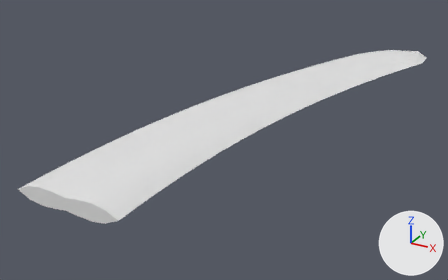
A saved change to the glTF model godot/assets/waffen/modelle/messerklinge/t1_5.glb.
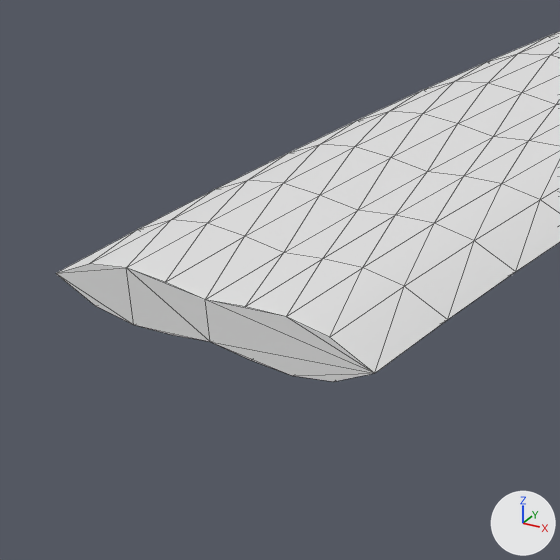
Old and new are each drawn whole from a 50 mm lens placed at (0.1357, -0.0495, 0.1044), pointed at (0.0044, 0.1891, -0.0148) and again close up on the part from 0% to 40% of the width and 37% to 100% of the height. The lights are fixed; the arrows at lower right show +X, +Y and +Z. The first two pictures are the older version. The close-ups show mesh edges as thin lines. Vertices at exactly the same position are counted once.

Names of what the first close-up shows: 'messerklinge_t1_5'.
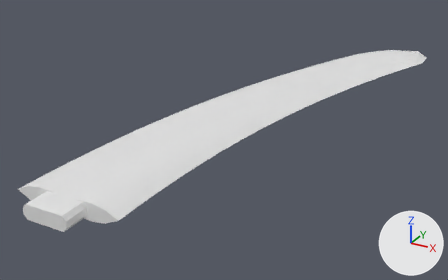
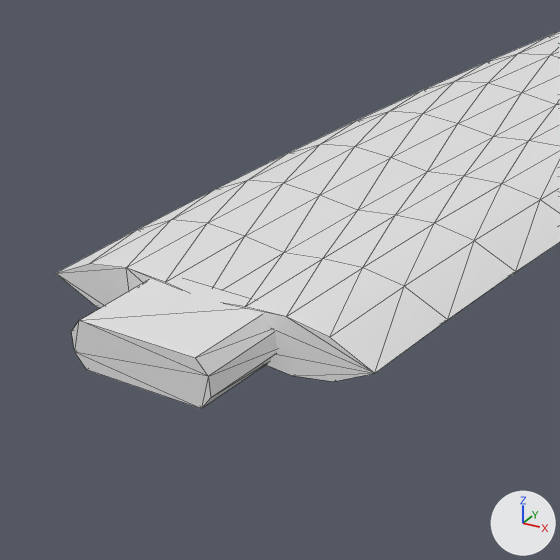
Boxes (x1, y1, x2, y2) around the edits, measured in the close-ups (560 x 560 px):
'messerklinge_t1_5', reshaped
    before: (56, 31, 560, 382)
    after: (56, 31, 560, 409)
part 1 of me_messerklinge_t1_5, added
    after: (71, 280, 277, 409)

The change in detail:
me_messerklinge_t1_5 is used by ob_messerklinge_t1_5; location (0.0, 0.0, 0.0).
me_messerklinge_t1_5 had 321 vertices, 638 faces and spanned x -0.022..0.068, y 0.086..0.338, z -0.004..0.004.
me_messerklinge_t1_5 now has 337 vertices, 666 faces and spans x -0.022..0.068, y 0.076..0.338, z -0.004..0.004.
me_messerklinge_t1_5 part 1: a new loose piece of 16 vertices spanning x -0.009..0.009, y 0.076..0.088, z -0.003..0.003, in mat_klinge (white #e7e7e7).
